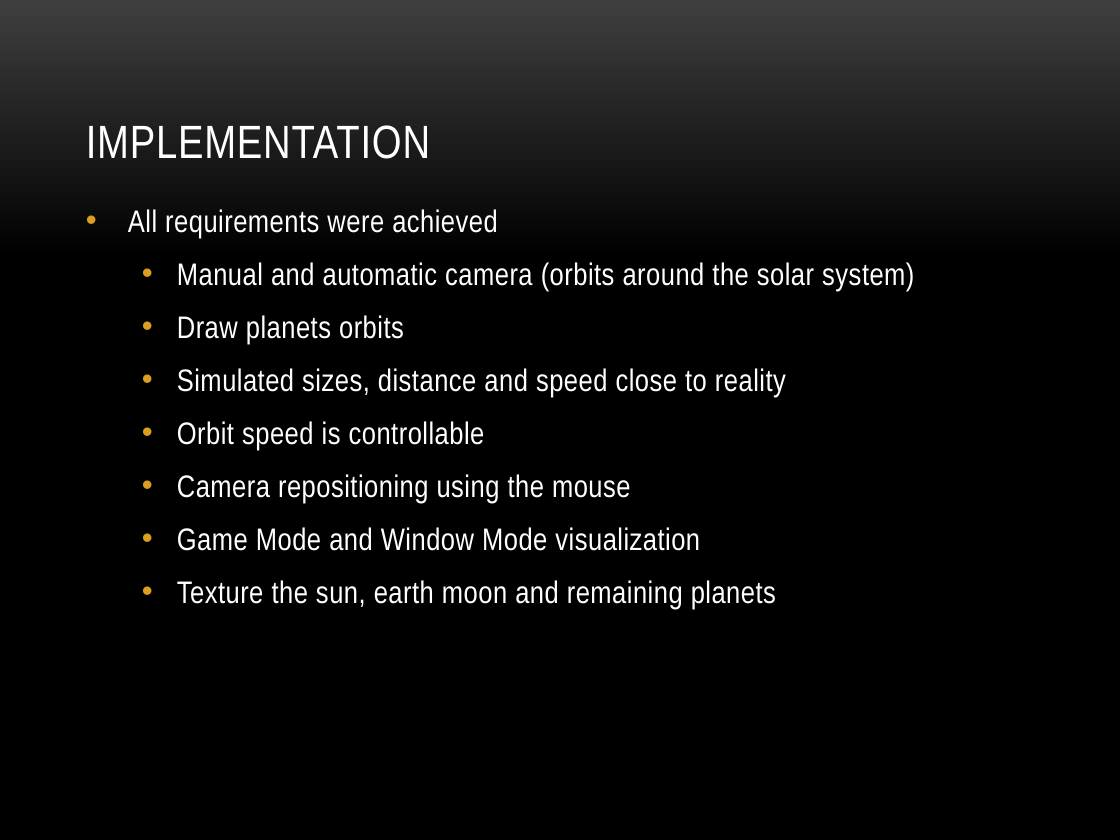
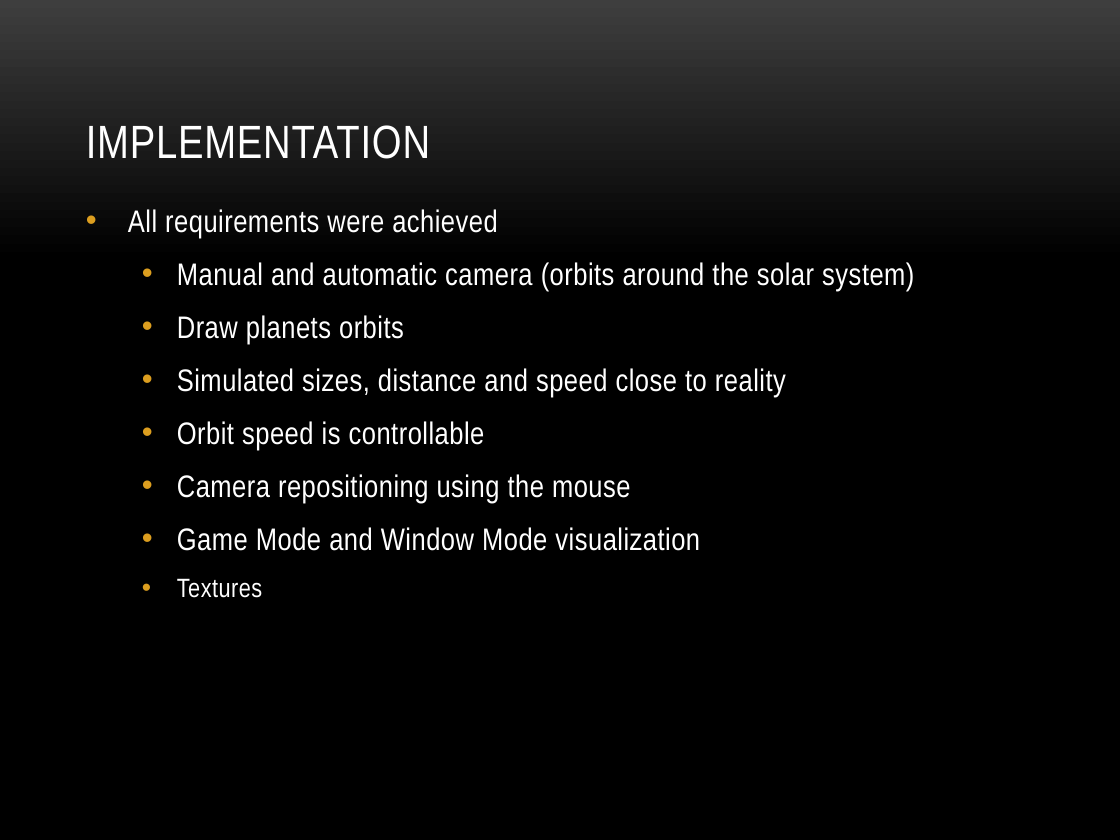
Before and after one commit to vvolkgang/YASS, a slide deck: slide 6 of docs/YASS_EN.pptx. Drawn at 1120x840 pixels with LibreOffice and Linux fonts; fonts in the diff are those of the drawing; background and template pictures are left out. Boxes give left, top, right and bottom in pixels: in the first picture for what was removed or moved away, otherwise in the second. Text is boxed around its words. In the diff, an @@ line names an element or a change of style, - is before the commit and + after.

```diff
--- a/docs/YASS_EN.pptx
+++ b/docs/YASS_EN.pptx
@@ text at (177,578,262,598): text changed; size 20 to 17 pt @@
-  • Texture the sun, earth moon and remaining planets
+  • Textures
```
Also in this commit, not shown: 1 other slide changed, 4 other files.
